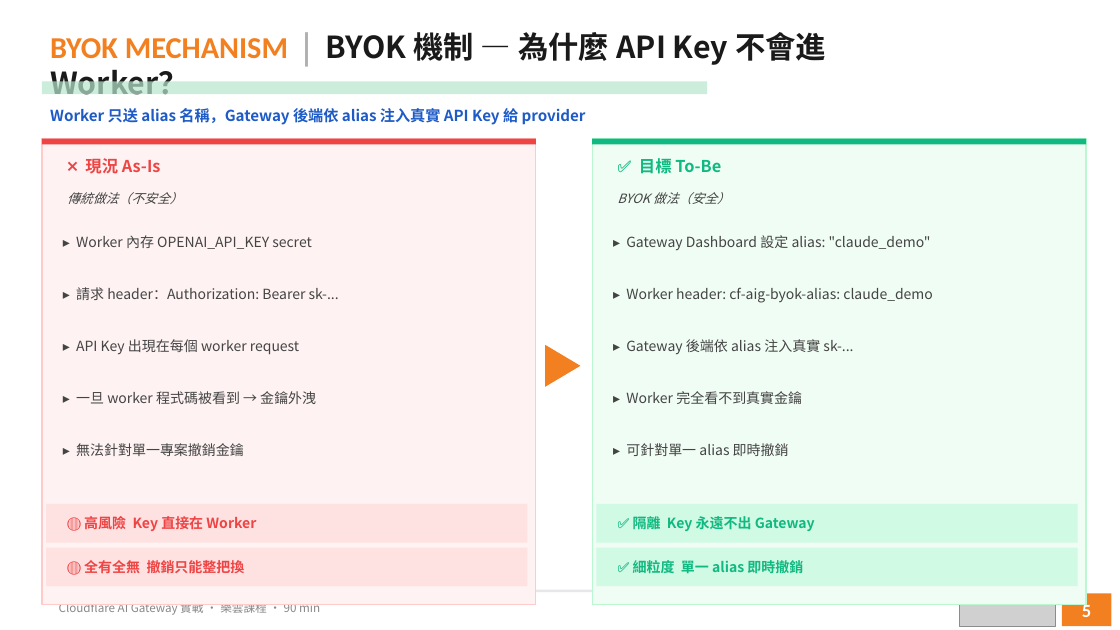
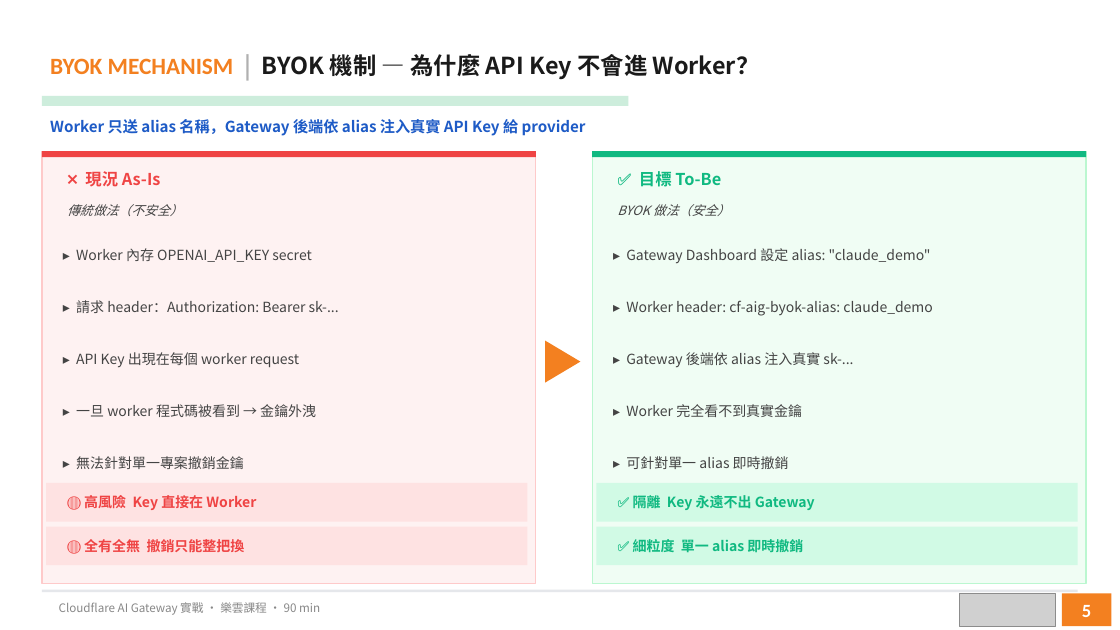
Before and after one commit to victor-workspace/cloudflare-aigw-course, a slide deck: slide 5 of slides/aigw-course.pptx. Drawn at 1120x630 pixels with LibreOffice and Linux fonts; fonts in the diff are those of the drawing; grey boxes stand for pictures. Boxes give left, top, right and bottom in pixels: in the first picture for what was removed or moved away, otherwise in the second. Text is boxed around its words. In the diff, an @@ line names an element or a change of style, - is before the commit and + after.

```diff
--- a/slides/aigw-course.pptx
+++ b/slides/aigw-course.pptx
@@ text "BYOK MECHANISM | BYOK 機制 ..." at <box>50,54,760,79</box>: size 26 to 20 pt @@
@@ rectangle: place and size @@
-rectangle at <box>42,82,707,94</box>
+rectangle at <box>42,96,628,106</box>
@@ rectangle: place and size @@
-rectangle at <box>42,139,536,605</box>
+rectangle at <box>42,151,536,584</box>
@@ 13 texts, 2 rectangles: place and size @@
-13 texts, 2 rectangles at <box>42,108,1086,456</box>
+13 texts, 2 rectangles at <box>42,119,1086,469</box>
@@ rectangle: place and size @@
-rectangle at <box>592,139,1086,605</box>
+rectangle at <box>592,151,1086,584</box>
@@ text "▸ Worker 內存 OPENAI_API_KEY secret": place and size @@
-text "▸ Worker 內存 OPENAI_API_KEY secret" at <box>76,235,312,249</box>
+text "▸ Worker 內存 OPENAI_API_KEY secret" at <box>76,248,312,262</box>
@@ text "▸ Gateway Dashboard 設定 alias: ...": place and size @@
-text "▸ Gateway Dashboard 設定 alias: ..." at <box>626,235,931,251</box>
+text "▸ Gateway Dashboard 設定 alias: ..." at <box>626,248,931,264</box>
@@ triangle: place and size @@
-triangle at <box>545,344,581,386</box>
+triangle at <box>545,340,581,382</box>
@@ 4 texts, 4 rectangles: place and size @@
-4 texts, 4 rectangles at <box>46,504,1078,586</box>
+4 texts, 4 rectangles at <box>46,483,1078,565</box>
```
Also in this commit, not shown: 9 other slides changed, 1 slide added, 1 slide removed, 3 other files.
